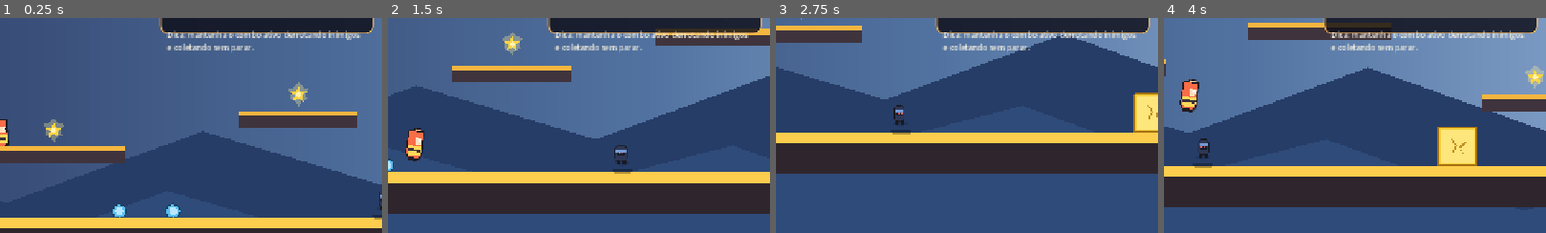
Above: before the commit, frames 1-4 (left to right).
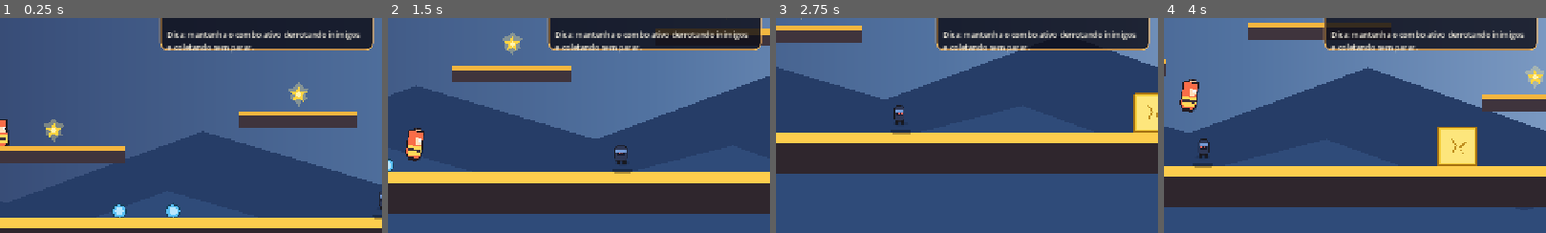
Above: after the commit, the same moments.

Repository: wvianna/game-pizza-tower-godot
Game: Godot game, scene res://scenes/levels/level_01.tscn
The game is run twice, just before and just after one commit, with the same random seed, the same clock (stepped at 60 frames per second) and the same inputs.
Inputs:
- Up to frame 1 (0.25 s): no input
- Up to frame 2 (1.5 s): hold Ctrl (crouch) 0.53-1.28 s; hold D (move_right) from 0.53 s (still down); tap Space (jump) at 0.77 s; tap Shift (dash) at 1.35 s
- Up to frame 3 (2.75 s): tap Space (jump) at 1.52 s; release D (move_right) at 2.03 s; hold A (move_left) from 2.03 s (still down); tap J (grab_throw) at 2.1 s
- Up to frame 4 (4 s): release A (move_left) at 2.78 s; hold D (move_right) from 2.78 s (still down); tap K (taunt_parry) at 2.85 s; tap Space (jump) at 3.02, 3.77 s; tap F8 (telemetry_export) at 3.6 s
The pictures show only the part of the screen within x 50-100%, y 27-77%; the shares and areas given below are measured in that part.

The runs differ from the first frame. In frame 1, 4.7% of the frame differs, in the area x 41-98%, y 3-16%; in frame 2, 4.6%; in frame 3, 4.7%; in frame 4, 4.6%.

Commit message:
feat: synchronize exit zone state and update exit prompt for player interaction

Diff:
--- a/scripts/game/level_controller.gd
+++ b/scripts/game/level_controller.gd
@@ -76,6 +76,7 @@
 		_fall_respawn_cooldown = maxf(_fall_respawn_cooldown - delta, 0.0)
 
 	_check_player_fall_out()
+	_sync_exit_zone_state()
 	_process_exit_entry_input()
 
 	if _phase == "escape":
@@ -132,7 +133,7 @@
 	panel.offset_left = -372.0
 	panel.offset_top = 14.0
 	panel.offset_right = -14.0
-	panel.offset_bottom = 220.0
+	panel.offset_bottom = 248.0
 
 	var panel_style := StyleBoxFlat.new()
 	panel_style.bg_color = Color(0.05, 0.05, 0.09, 0.82)
@@ -153,7 +154,7 @@
 	label.offset_left = 12.0
 	label.offset_top = 10.0
 	label.offset_right = 346.0
-	label.offset_bottom = 194.0
+	label.offset_bottom = 232.0
 	label.autowrap_mode = TextServer.AUTOWRAP_WORD_SMART
 	label.horizontal_alignment = HORIZONTAL_ALIGNMENT_LEFT
 	label.vertical_alignment = VERTICAL_ALIGNMENT_TOP
@@ -538,6 +539,33 @@
 func _process_exit_entry_input() -> void:
 	_try_complete_if_player_in_exit()
 
+func _sync_exit_zone_state() -> void:
+	var is_in_exit: bool = _is_player_overlapping_exit()
+	if is_in_exit == _player_in_exit_zone:
+		return
+
+	_player_in_exit_zone = is_in_exit
+	_exit_input_latched = false
+	_update_exit_label(_phase == "escape" and _player_in_exit_zone)
+
+	if _phase != "escape" or objective_label == null:
+		return
+
+	if _player_in_exit_zone:
+		objective_label.text = "Porta encontrada! Aperte W ou Seta Cima para entrar."
+	else:
+		_set_escape_text()
+
+func _is_player_overlapping_exit() -> bool:
+	if exit_area == null:
+		return false
+
+	for body in exit_area.get_overlapping_bodies():
+		if body != null and body.is_in_group("player"):
+			return true
+
+	return false
+
 func _update_exit_label(show_prompt: bool) -> void:
 	if exit_label == null:
 		return
Not shown, changed: docs/relatorios/validacao-automatica.md
